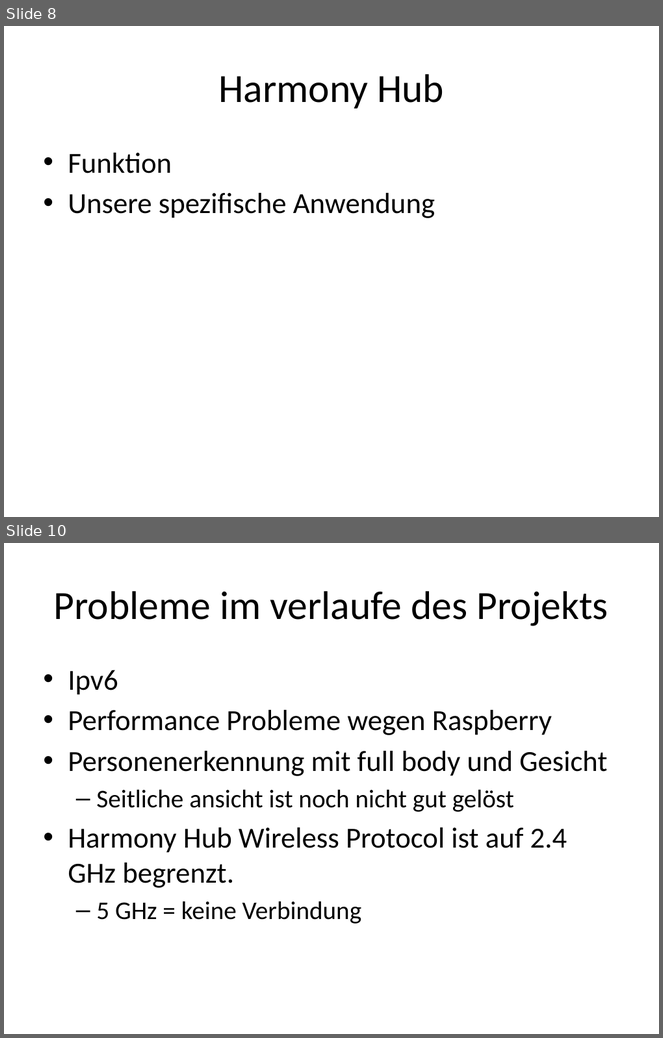
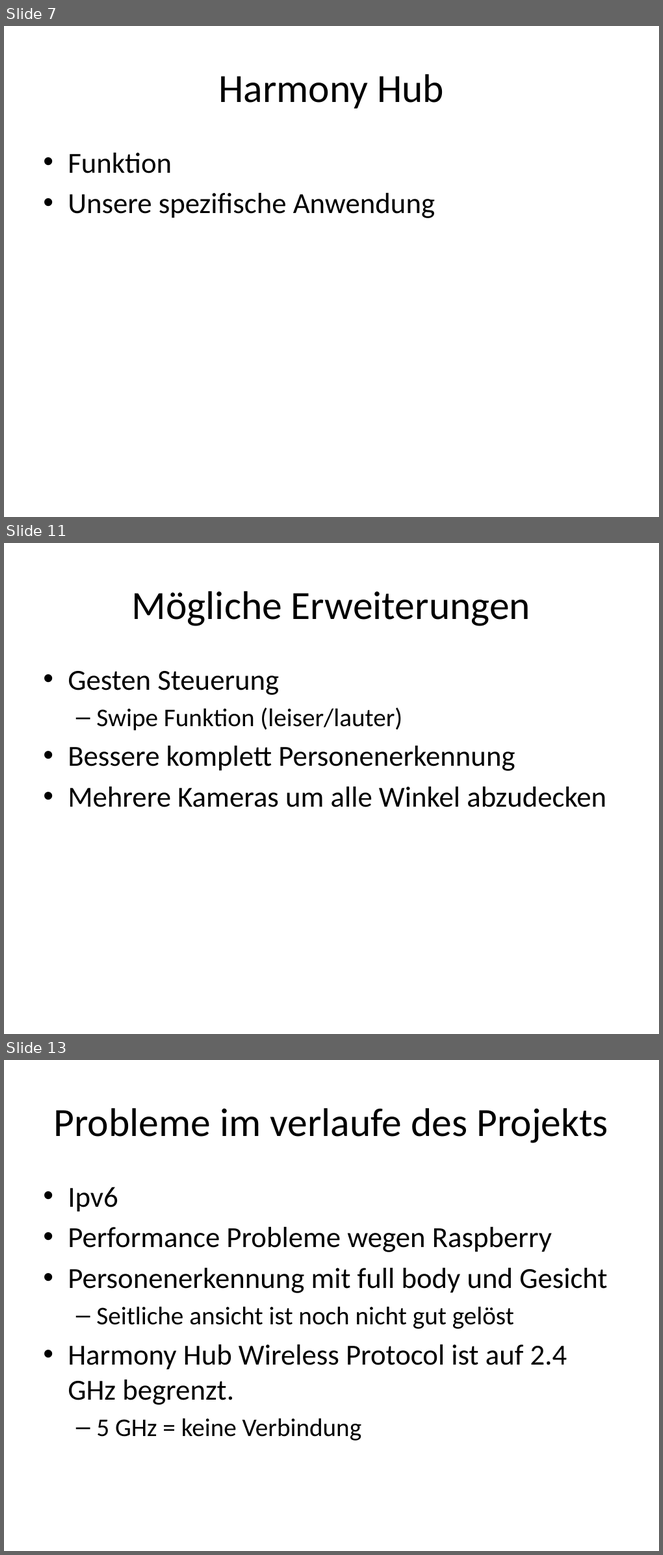
Before and after one commit to abdo643-HULK/Home-Automation-Sem3, a slide deck: Documentation/ProjectDocumentation/Presentation.pptx. Shown one above the other, each under a label of ours: slides 8 and 10 before the commit, slides 7, 11 and 13 after it; the slides between them are not shown. The pictures are 663x1038 and 663x1555 pixels, drawn with LibreOffice and Linux fonts; fonts in the diff are those of the drawing. Boxes give left, top, right and bottom in pixels: in the first picture for what was removed or moved away, otherwise in the second. Text is boxed around its words. In the diff, an @@ line names an element or a change of style, - is before the commit and + after.

```diff
--- a/Documentation/ProjectDocumentation/Presentation.pptx
+++ b/Documentation/ProjectDocumentation/Presentation.pptx
@@ slide 11 added at (4,543,659,1034), background #FFFFFF @@
@@ title added at (132,591,530,626), 44 pt, text #000000 @@
+Mögliche Erweiterungen
@@ text added at (68,671,607,808), 32 pt, text #000000 @@
+• Gesten Steuerung
+  – Swipe Funktion (leiser/lauter)
+• Bessere komplett Personenerkennung
+• Mehrere Kameras um alle Winkel abzudecken
@@ what was slide 8 is now slide 7 @@
@@ what was slide 10 is now slide 13 @@
```
Also in this commit, not shown: 2 slides changed, 3 other slides added, 1 slide removed.
